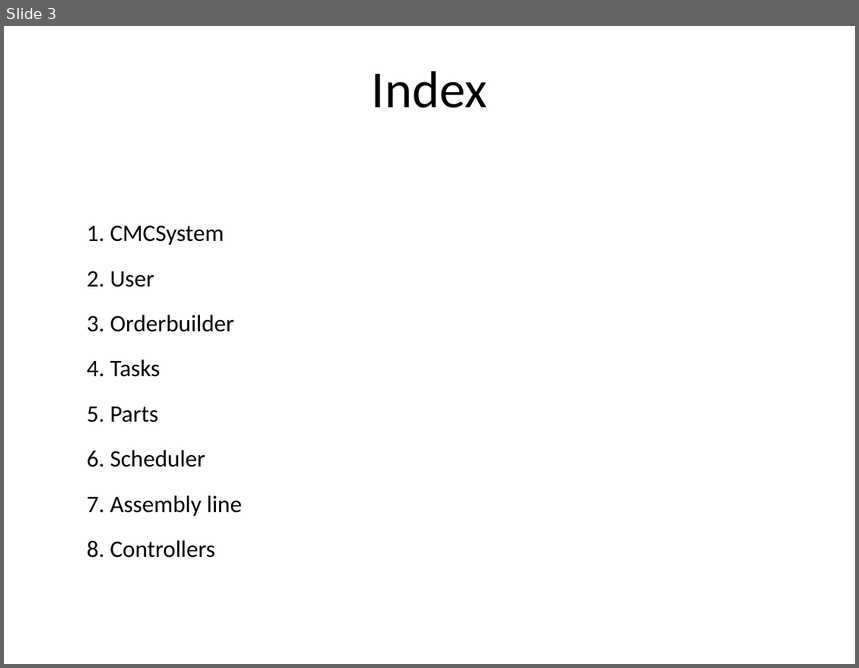
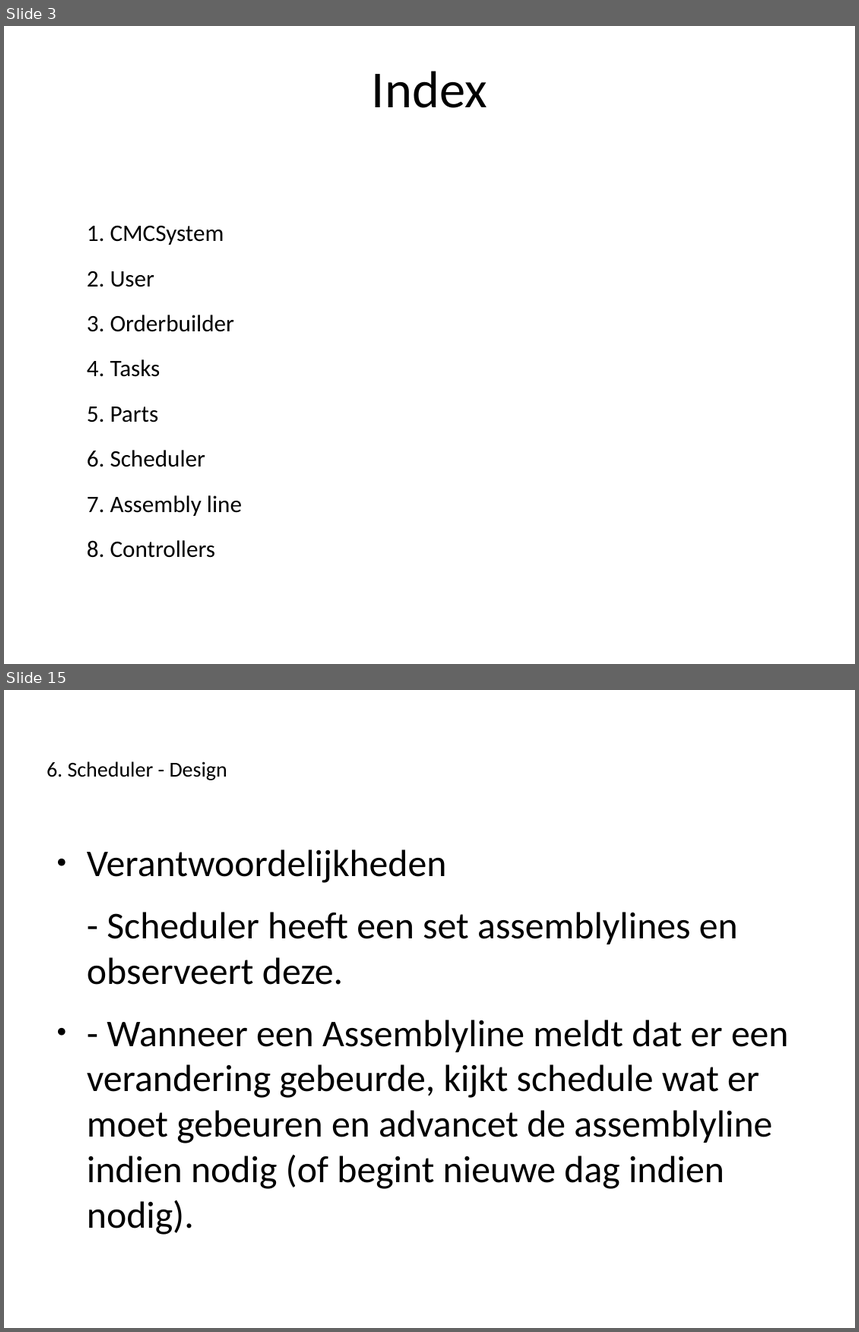
Before and after one commit to Novarg1/SWOP21, a slide deck: presentatie/Presentatie_Iteratie3.odp. Shown one above the other, each under a label of ours: slide 3 before the commit, slides 3 and 15 after it; the slides between them are not shown. The pictures are 859x668 and 859x1332 pixels, drawn with LibreOffice and Linux fonts; fonts in the diff are those of the drawing. Boxes give left, top, right and bottom in pixels: in the first picture for what was removed or moved away, otherwise in the second. Text is boxed around its words. In the diff, an @@ line names an element or a change of style, - is before the commit and + after.

```diff
--- a/presentatie/Presentatie_Iteratie3.odp
+++ b/presentatie/Presentatie_Iteratie3.odp
@@ slide 15 added at <box>4,690,855,1328</box>, background #FFFFFF @@
@@ title added at <box>47,761,227,780</box>, 18 pt, text #000000 @@
+6. Scheduler - Design
@@ text added at <box>87,850,789,1235</box>, 32 pt, text #000000 @@
+● Verantwoordelijkheden
+- Scheduler heeft een set assemblylines en observeert deze.
+● - Wanneer een Assemblyline meldt dat er een verandering gebeurde, kijkt schedule wat er moet gebeuren en advancet de assemblyline indien nodig (of begint nieuwe dag indien nodig).
```
Also in this commit, not shown: 2 slides changed, 22 other slides added.
